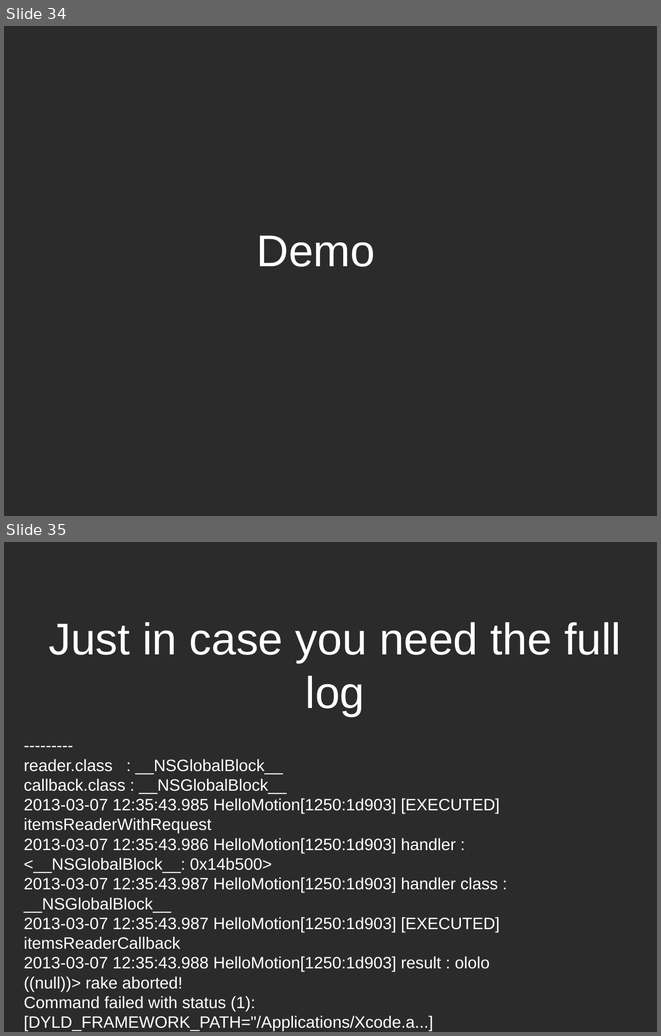
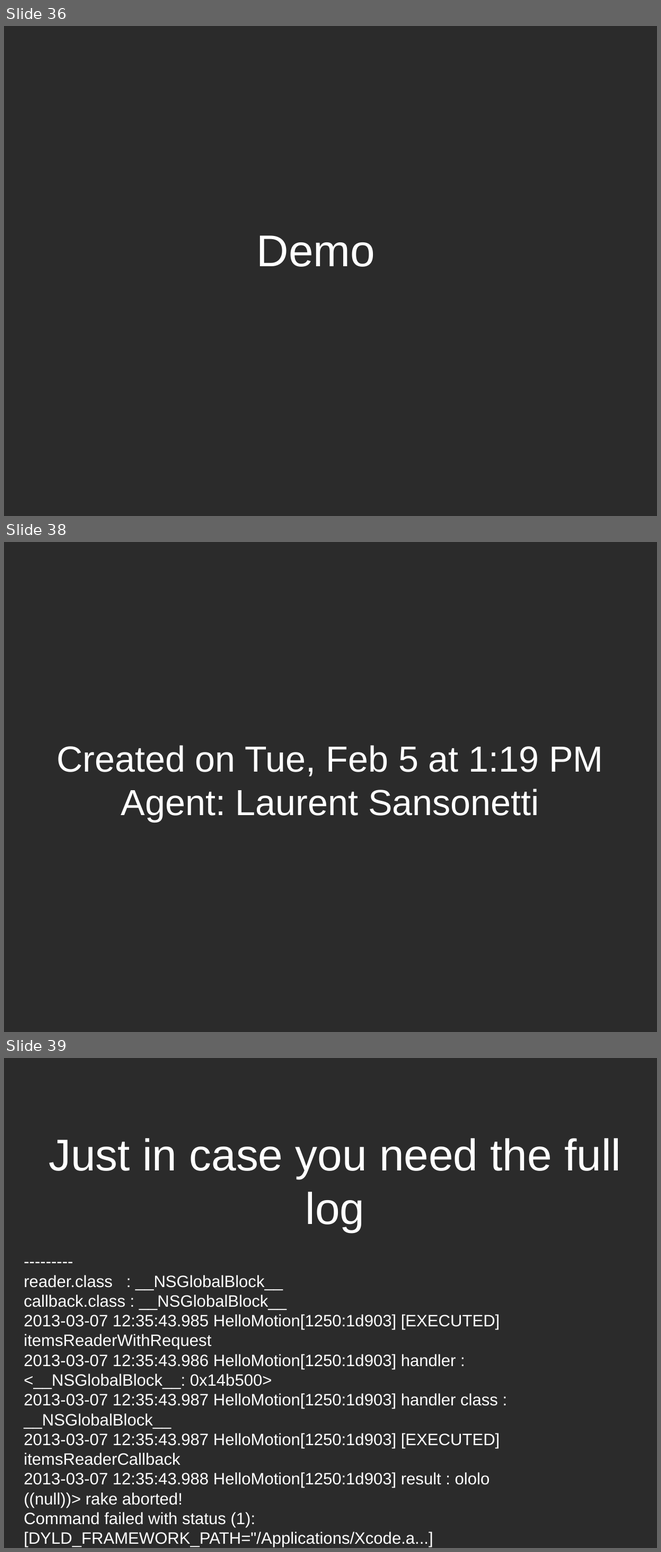
Before and after one commit to dodikk/motion-slides, a slide deck: motion-slides.odp. Shown one above the other, each under a label of ours: slides 34 and 35 before the commit, slides 36, 38 and 39 after it; the slides between them are not shown. The pictures are 661x1036 and 661x1552 pixels, drawn with LibreOffice and Linux fonts; fonts in the diff are those of the drawing; background and template pictures are left out; a plain dark background stands for a picture behind light text. Boxes give left, top, right and bottom in pixels: in the first picture for what was removed or moved away, otherwise in the second. Text is boxed around its words. In the diff, an @@ line names an element or a change of style, - is before the commit and + after.

```diff
--- a/motion-slides.odp
+++ b/motion-slides.odp
@@ slide 38 added at box(4, 542, 657, 1032), background picture (left out) @@
@@ title added at box(56, 745, 603, 821), 44 pt, text #FFFFFF @@
+Created on Tue, Feb 5 at 1:19 PM Agent: Laurent Sansonetti
@@ what was slide 34 is now slide 36 @@
@@ what was slide 35 is now slide 39 @@
```
Also in this commit, not shown: 6 other slides added, 1 slide removed, 6 other files.
